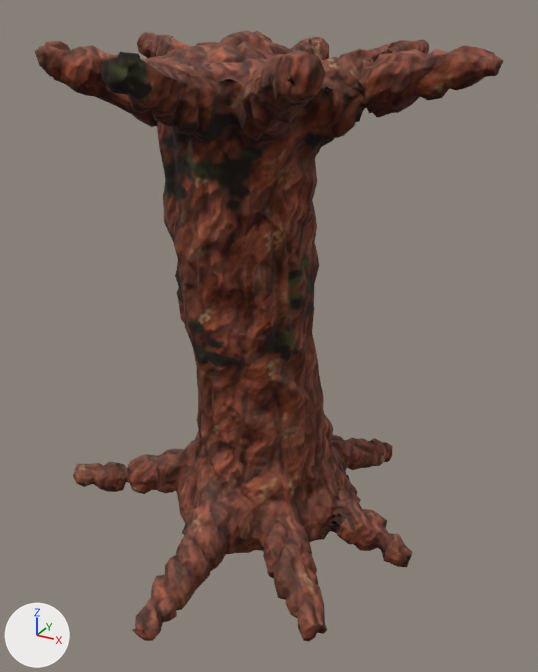
Renders of the glTF model assets/models/cave/rtree_b3.glb from each side of a commit.
One viewpoint serves both versions: a camera (50 mm lens) standing at (0.864, -1.492, 1.18) and looking at (0.051, -0.015, 0.442). Lighting does not change. The marker at lower left points along +X, +Y and +Z. The first picture is the older version. Mesh edges are drawn as thin lines on the coarser meshes.

Objects in the first picture: 'bark'.
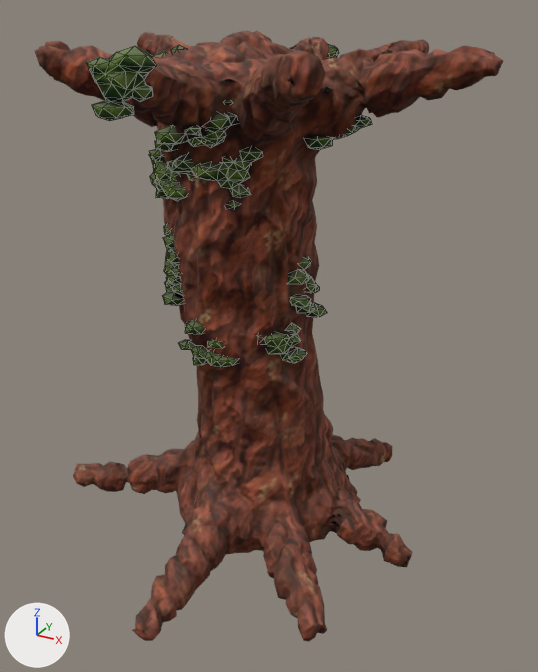
Changed parts and their boxes [x1, y1, x2, y2] in the pictures (538 x 672 px):
```json
{"object": "moss", "change": "added", "after": [86, 44, 372, 367]}
```

Scene script edits in JSON lines:
```json
{"op": "add", "block": "img_moss_rtree_b3_col", "code": ["img_moss_rtree_b3_col = load_image('moss_rtree_b3_col', '_unpacked/moss_rtree_b3_col', 1024, 1024, 'sRGB')"]}
{"op": "add", "block": "img_moss_rtree_b3_nrm", "code": ["img_moss_rtree_b3_nrm = load_image('moss_rtree_b3_nrm', '_unpacked/moss_rtree_b3_nrm', 1024, 1024, 'Non-Color')"]}
{"op": "add", "block": "mat_moss_rtree_b3", "code": ["mat_moss_rtree_b3 = bpy.data.materials.new('moss_rtree_b3')", "# uses the picture img_moss_rtree_b3_col", "# uses the picture img_moss_rtree_b3_nrm"]}
{"op": "add", "block": "me_icosphere_250", "code": ["me_icosphere_250 = bpy.data.meshes.new('Icosphere.250')", "me_icosphere_250.from_pydata(...)  # 1300 vertices, 2499 faces; spans x -0.388..0.275, y -0.499..0.5, z 0.406..1.125", "me_icosphere_250.materials.append(mat_moss_rtree_b3)"]}
{"op": "add", "block": "ob_moss", "code": ["ob_moss = bpy.data.objects.new('moss', me_icosphere_250)", "ob_moss.location = (0.0, 0.0, 0.0)"]}
```
